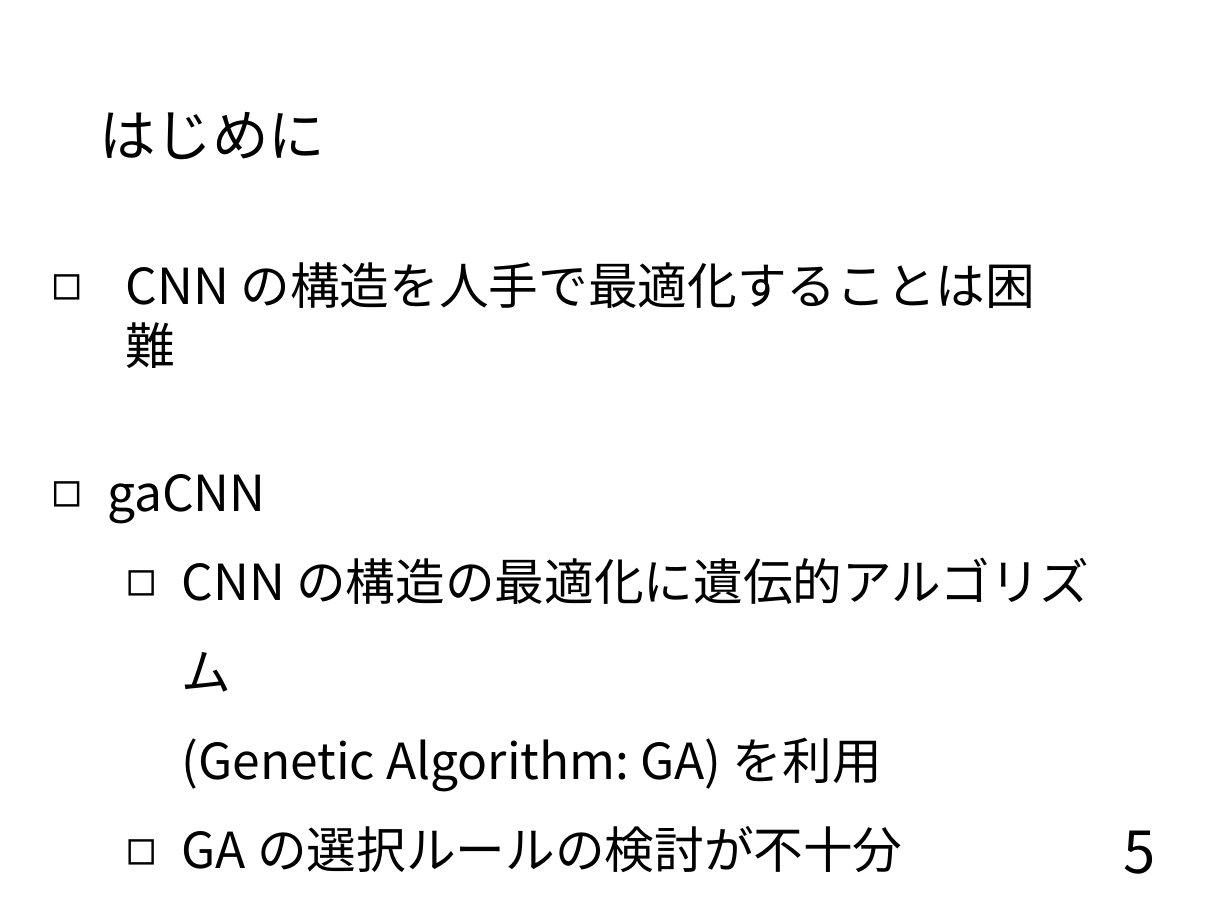
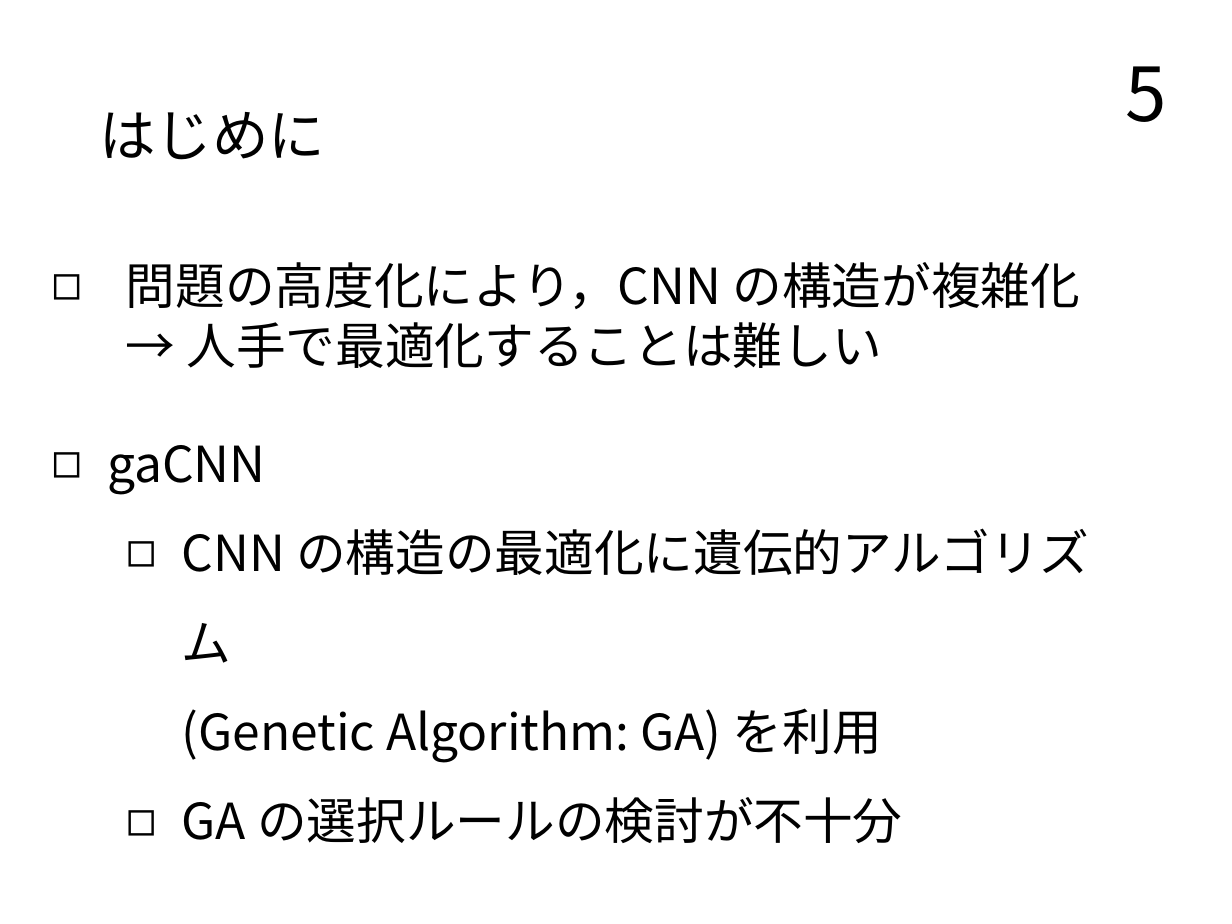
Before and after one commit to TairaTomotaka/kadai, a slide deck: slide 5 of prsn/20221129.pptx. Drawn at 1232x924 pixels with LibreOffice and Linux fonts; fonts in the diff are those of the drawing. Boxes give left, top, right and bottom in pixels: in the first picture for what was removed or moved away, otherwise in the second. Text is boxed around its words. In the diff, an @@ line names an element or a change of style, - is before the commit and + after.

```diff
--- a/prsn/20221129.pptx
+++ b/prsn/20221129.pptx
@@ page number: place and size @@
-page number at [1123, 830, 1155, 874]
+page number at [1125, 66, 1166, 122]
@@ page number at [1125, 66, 1166, 122]: size 28 to 36 pt @@
@@ text at [126, 262, 1080, 368]: text changed @@
-◻ CNN の構造を人手で最適化することは困難
+◻ 問題の高度化により，CNN の構造が複雑化
+  → 人手で最適化することは難しい
@@ text "gaCNN": place and size @@
-text "gaCNN" at [107, 474, 1089, 872]
+text "gaCNN" at [107, 445, 1089, 843]
```
Also in this commit, not shown: 10 other slides changed, 13 slides added, 1 other file.
